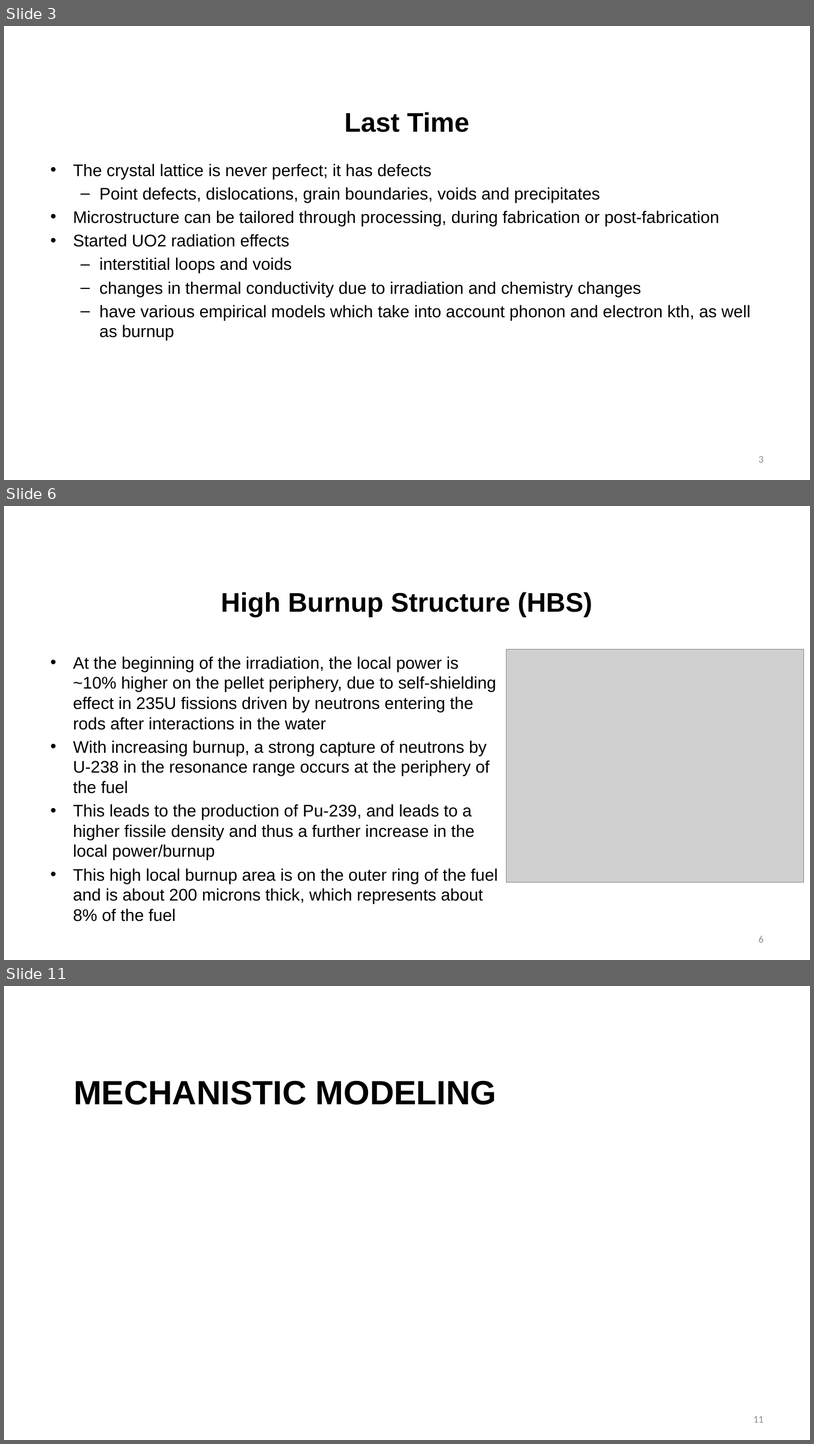
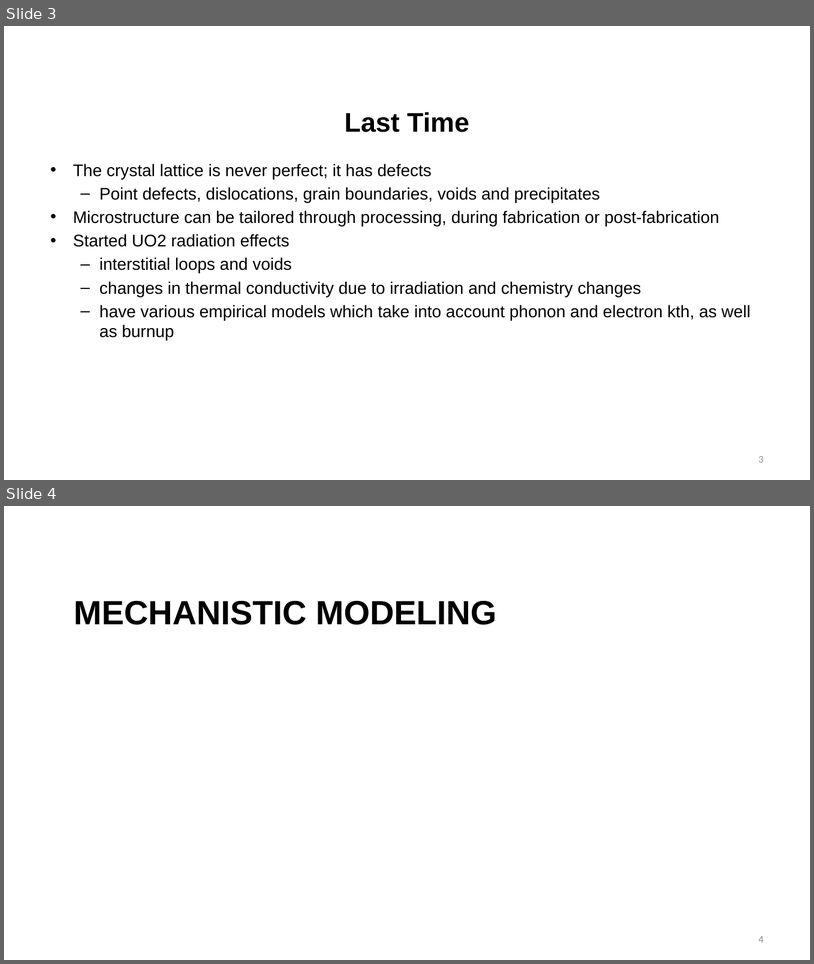
Before and after one commit to benbeeler/TEACHING, a slide deck: Nuclear_Fuel_Performance/NE533_Spring2026/Module2/Lec10_radeffects_mech_modeling.pptx. Shown one above the other, each under a label of ours: slides 3, 6 and 11 before the commit, slides 3 and 4 after it; the slides between them are not shown. The pictures are 814x1444 and 814x964 pixels, drawn with LibreOffice and Linux fonts; fonts in the diff are those of the drawing; grey boxes stand for pictures; background and template pictures are left out. Boxes give left, top, right and bottom in pixels: in the first picture for what was removed or moved away, otherwise in the second. Text is boxed around its words. In the diff, an @@ line names an element or a change of style, - is before the commit and + after.

```diff
--- a/Nuclear_Fuel_Performance/NE533_Spring2026/Module2/Lec10_radeffects_mech_modeling.pptx
+++ b/Nuclear_Fuel_Performance/NE533_Spring2026/Module2/Lec10_radeffects_mech_modeling.pptx
@@ slide 6 removed at [4, 506, 810, 960], background #FFFFFF @@
@@ title removed at [221, 592, 593, 616] @@
-High Burnup Structure (HBS)
@@ picture removed at [506, 649, 804, 882] @@
@@ text removed at [73, 656, 498, 921] @@
-• At the beginning of the irradiation, the local power is ~10% higher on the pellet periphery, due to self-shielding effect in 235U fissions driven by neutrons entering the rods after interactions in the water
-• With increasing burnup, a strong capture of neutrons by U-238 in the resonance range occurs at the periphery of the fuel
-• This leads to the production of Pu-239, and leads to a higher fissile density and thus a further increase in the local power/burnup
-• This high local burnup area is on the outer ring of the fuel and is about 200 microns thick, which represents about 8% of the fuel
@@ page number removed at [759, 936, 764, 942] @@
-6
@@ what was slide 11 is now slide 4 @@
@@ page number at [759, 936, 764, 942]: text changed @@
-11
+4
```
Also in this commit, not shown: 6 other slides removed, 15 other files.
